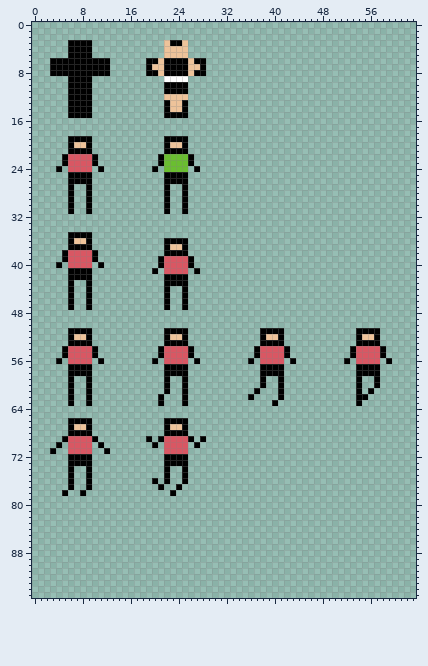
File history of a pixel-art file, art/gamejam-brno-spritesheet.aseprite. The picture above was drawn from the file before the commit.
64x96 pixels, 1 frame.
Now the later version:
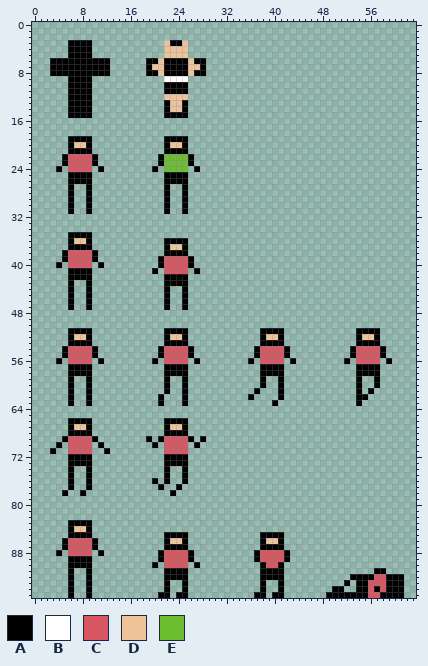
Palette (. is transparent): A #000000  B #ffffff  C #d95763  D #eec39a  E #6abe30
What changed:
@@ x 0..63 @@
 82 ................................................................
-83 ................................................................
-84 ................................................................
-85 ................................................................
-86 ................................................................
-87 ................................................................
-88 ................................................................
-89 ................................................................
-90 ................................................................
-91 ................................................................
-92 ................................................................
-93 ................................................................
-94 ................................................................
-95 ................................................................
+83 ......AAAA......................................................
+84 ......ADDA......................................................
+85 ......AAAA............AAAA............AAAA......................
+86 .....ACCCCA...........ADDA............ADDA......................
+87 .....ACCCCA...........AAAA............AAAA......................
+88 ....A.CCCC.A.........ACCCCA..........ACCCCA.....................
+89 ......AAAA...........ACCCCA..........ACCCCA.....................
+90 ......AAAA..........A.CCCC.A..........ACCA......................
+91 ......A..A............AAAA............AAAA...............AA.....
+92 ......A..A............AAAA............AAAA...........AAAACCAAA..
+93 ......A..A............A..A............A..A..........A.AACCCAAA..
+94 ......A..A............A..A............A..A........AA..AACACAAA..
+95 ......A..A...........AA.AA...........AA.AA.......AAAAAAACCAAAA..
Pixel boxes of the changes (left, top, right, bottom) in both pictures:
added: (56, 520, 104, 598)
added: (152, 532, 200, 598)
added: (254, 532, 290, 598)
added: (326, 568, 404, 598)
